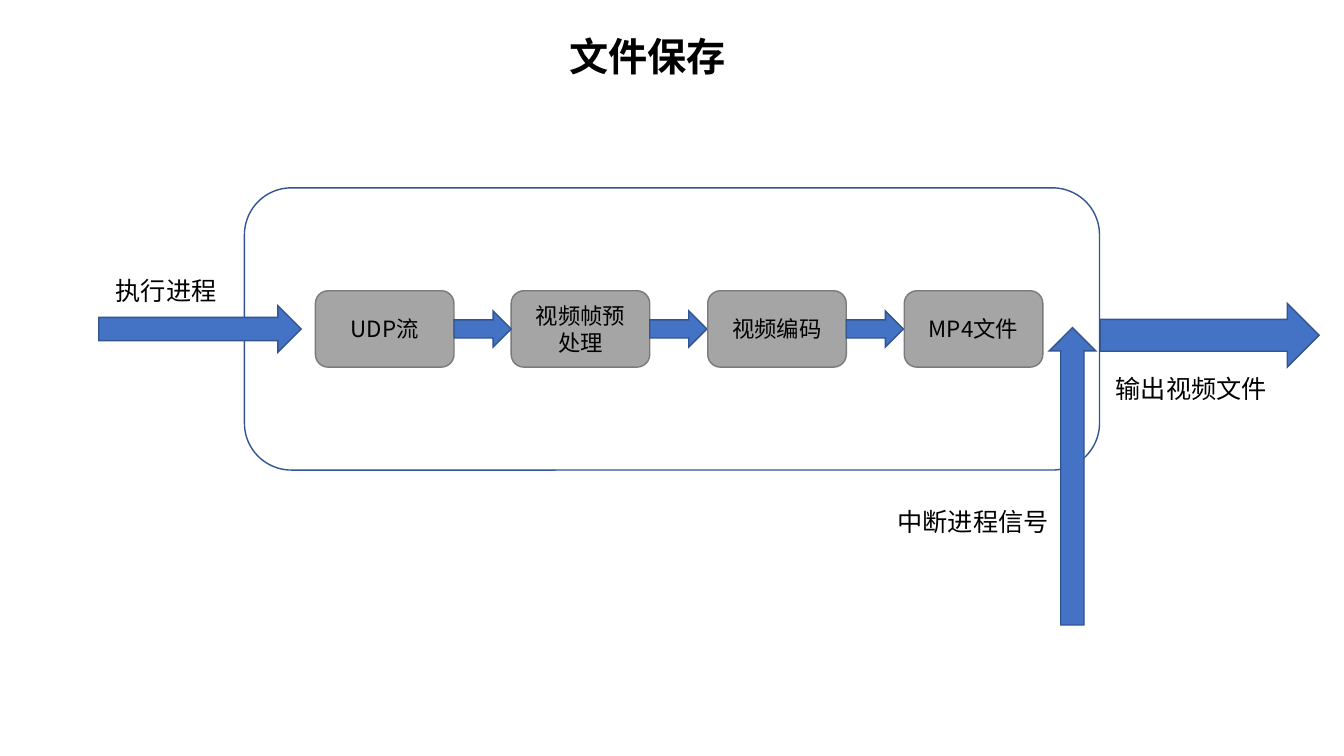
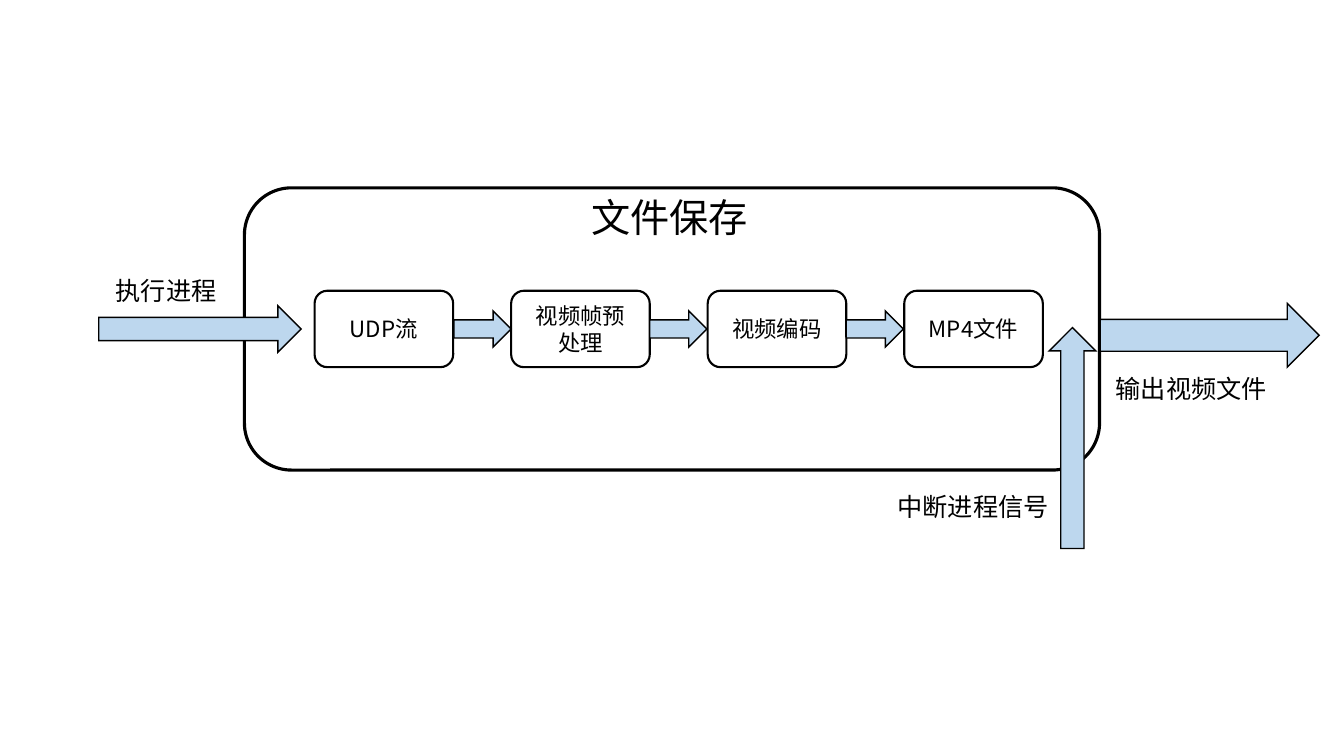
Before and after one commit to yurizzzzz/Nano-DeepsStream, a slide deck: slide 3 of document/项目流程图.pptx. Drawn at 1344x756 pixels with LibreOffice and Linux fonts; fonts in the diff are those of the drawing. Boxes give left, top, right and bottom in pixels: in the first picture for what was removed or moved away, otherwise in the second. Text is boxed around its words. In the diff, an @@ line names an element or a change of style, - is before the commit and + after.

```diff
--- a/document/项目流程图.pptx
+++ b/document/项目流程图.pptx
@@ rounded rectangle at (x1=244, y1=188, x2=1099, y2=470): outline #325491 1 pt to #000000 2.25 pt @@
@@ text "文件保存" moved from (x1=569, y1=37, x2=726, y2=75) to (x1=591, y1=199, x2=748, y2=235) @@
@@ text "文件保存" at (x1=591, y1=199, x2=748, y2=235): font Times New Roman to Noto Sans CJK SC, bold off @@
@@ fill #A5A5A5 to none; outline #7A7A7A 1 pt to #000000 1.5 pt in 4 elements at (x1=511, y1=290, x2=650, y2=367), (x1=708, y1=290, x2=847, y2=367), (x1=904, y1=290, x2=1044, y2=367), (x1=315, y1=290, x2=454, y2=367) @@
@@ fill #4472C4 to #BDD7EE; outline #325491 1 pt to #000000 1 pt in 6 elements at (x1=454, y1=311, x2=511, y2=347), (x1=650, y1=311, x2=708, y2=347), (x1=847, y1=311, x2=904, y2=347), (x1=99, y1=306, x2=301, y2=352), (x1=1100, y1=303, x2=1319, y2=367), (x1=1049, y1=327, x2=1095, y2=548) @@
@@ right arrow resized from (x1=1049, y1=327, x2=1095, y2=625) to (x1=1049, y1=327, x2=1095, y2=548) @@
@@ text "中断进程信号" moved from (x1=897, y1=509, x2=1048, y2=533) to (x1=898, y1=494, x2=1049, y2=518) @@
```
Also in this commit, not shown: 3 other slides changed, 1 slide added, 7 other files.
